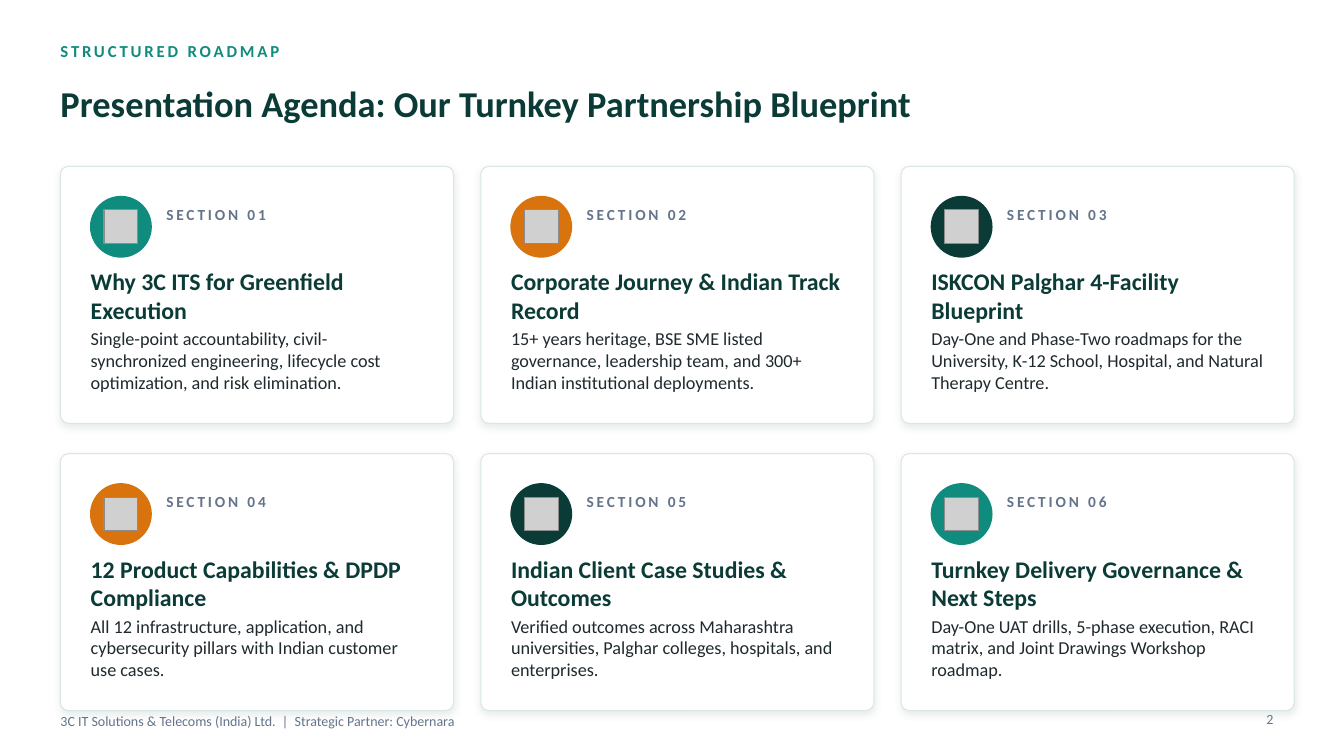
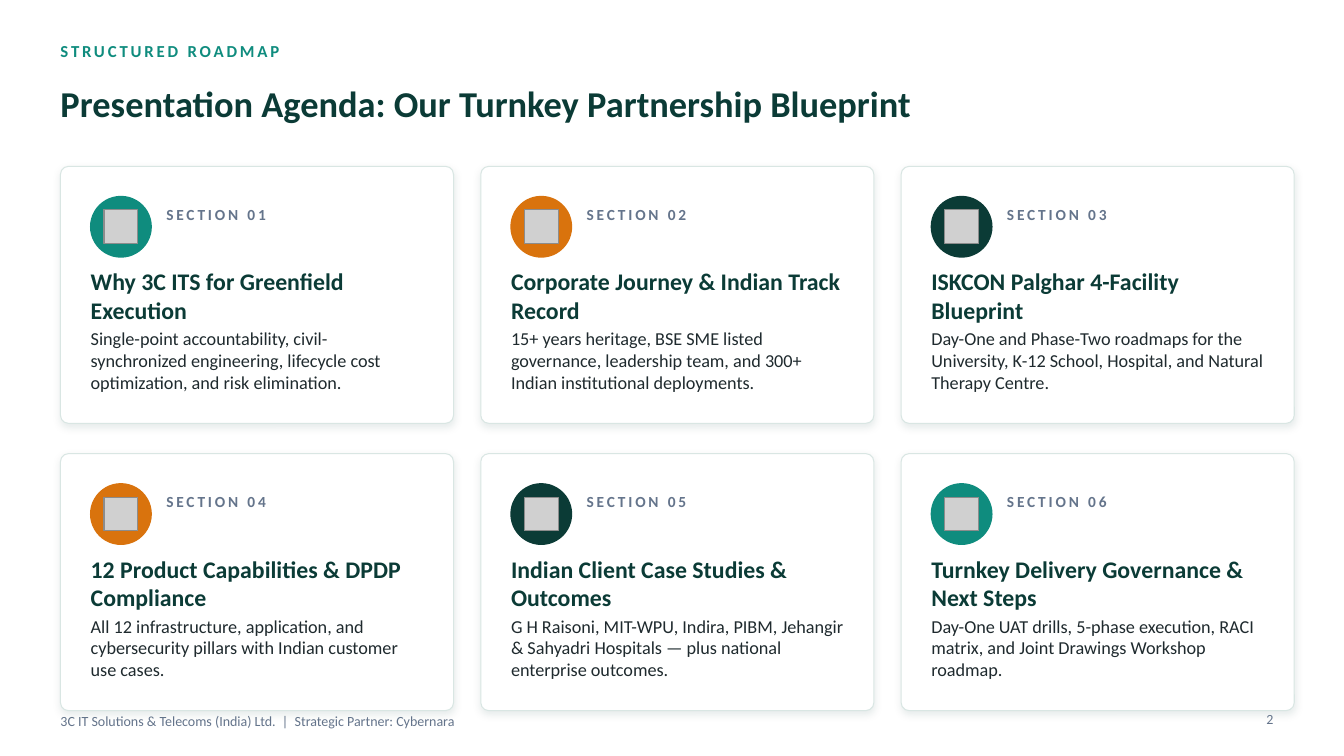
Before and after one commit to anilbhat2000-a11y/bhat, a slide deck: slide 2 of 3C_ITS_ISKCON_Palghar_Proposal.pptx. Drawn at 1344x756 pixels with LibreOffice and Linux fonts; fonts in the diff are those of the drawing; grey boxes stand for pictures; background and template pictures are left out. Boxes give left, top, right and bottom in pixels: in the first picture for what was removed or moved away, otherwise in the second. Text is boxed around its words. In the diff, an @@ line names an element or a change of style, - is before the commit and + after.

```diff
--- a/3C_ITS_ISKCON_Palghar_Proposal.pptx
+++ b/3C_ITS_ISKCON_Palghar_Proposal.pptx
@@ text at [511,620,844,679]: text changed @@
-Verified outcomes across Maharashtra universities, Palghar colleges, hospitals, and enterprises.
+G H Raisoni, MIT-WPU, Indira, PIBM, Jehangir & Sahyadri Hospitals — plus national enterprise outcomes.
```
Also in this commit, not shown: 9 other slides changed, 3 slides added.
